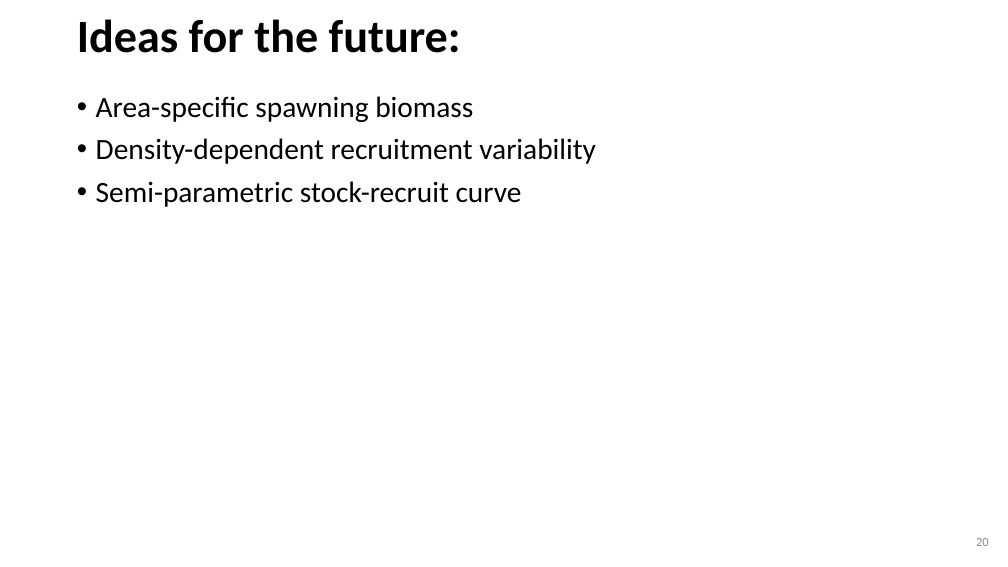
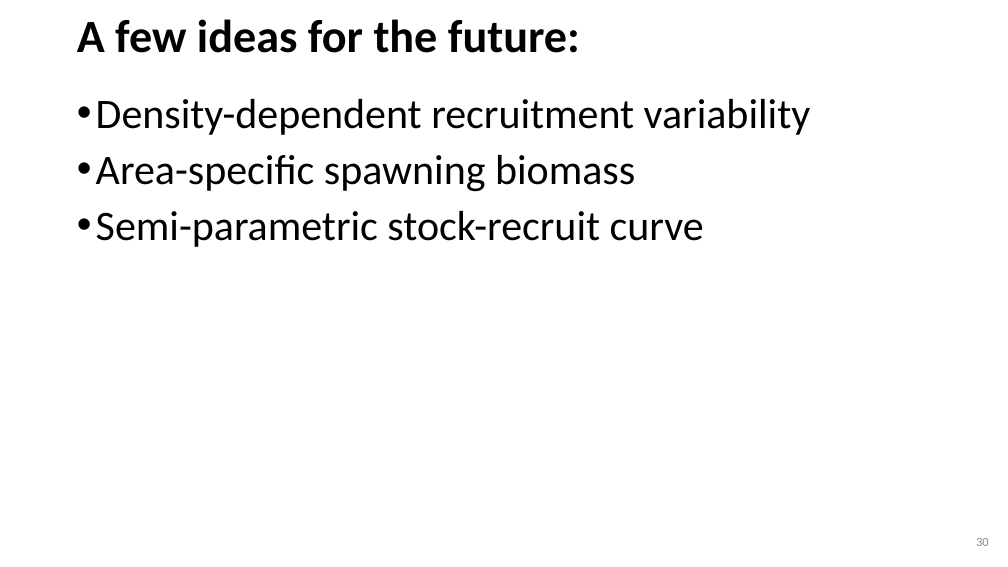
Before and after one commit to iantaylor-NOAA/SSrecruitment, a slide deck: slide 30 of Modeling Recruitment in Stock Synthesis.pptx (slide 20 before the commit). Drawn at 1008x567 pixels with LibreOffice and Linux fonts; fonts in the diff are those of the drawing. Boxes give left, top, right and bottom in pixels: in the first picture for what was removed or moved away, otherwise in the second. Text is boxed around its words. In the diff, an @@ line names an element or a change of style, - is before the commit and + after.

```diff
--- a/Modeling Recruitment in Stock Synthesis.pptx
+++ b/Modeling Recruitment in Stock Synthesis.pptx
@@ title at box(77, 19, 580, 53): text changed @@
-Ideas for the future:
+A few ideas for the future:
@@ text at box(96, 99, 811, 135): paragraph added @@
+• Density-dependent recruitment variability
@@ text at box(96, 138, 596, 164): paragraph removed @@
-• Density-dependent recruitment variability
@@ text at box(96, 155, 704, 247): size 28 to 40 pt in "Area-specific spawning biomass", "Semi-parametric stock-recruit curve" @@
```
Also in this commit, not shown: 8 other slides changed, 11 slides added, 1 slide removed, 1 other file.
